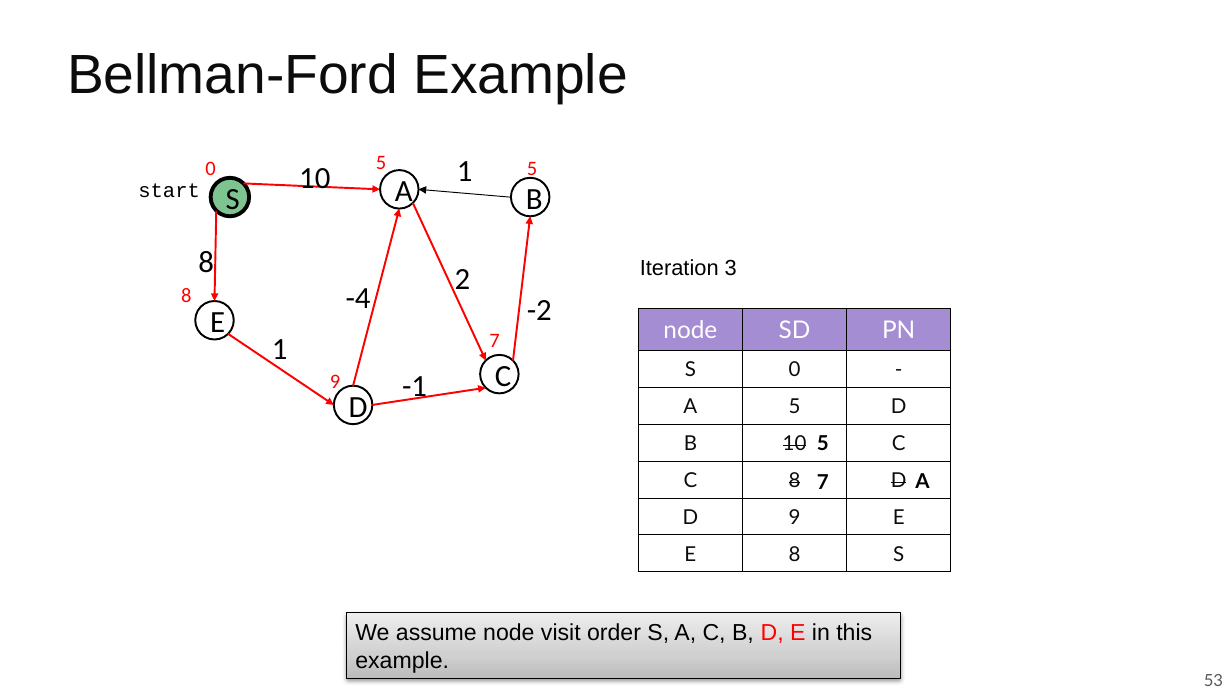
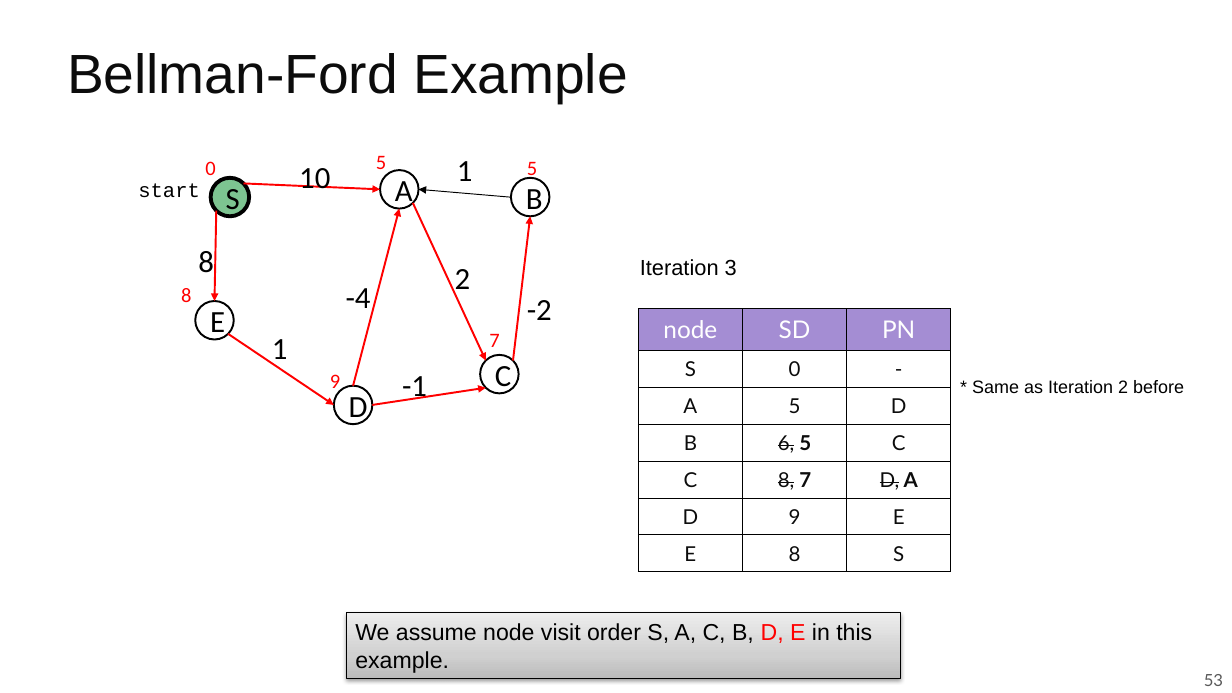
Before and after one commit to guhofstra/CSC175Sp26, a slide deck: slide 53 of PPTs/Lecture 5.1 Shortest Paths Algorithms.pptx. Drawn at 1232x693 pixels with LibreOffice and Linux fonts; fonts in the diff are those of the drawing. Boxes give left, top, right and bottom in pixels: in the first picture for what was removed or moved away, otherwise in the second. Text is boxed around its words. In the diff, an @@ line names an element or a change of style, - is before the commit and + after.

```diff
--- a/PPTs/Lecture 5.1 Shortest Paths Algorithms.pptx
+++ b/PPTs/Lecture 5.1 Shortest Paths Algorithms.pptx
@@ table at [639, 309, 952, 572] @@
-row 4, column 2: 10
+row 4, column 2: 6, 5
-row 5, column 2: 8
+row 5, column 2: 8, 7
-row 5, column 3: D
+row 5, column 3: D, A
@@ text added at [972, 380, 1184, 393], 14 pt, text #000000 @@
+* Same as Iteration 2 before
@@ text removed at [817, 435, 829, 450] @@
-5
@@ text removed at [817, 474, 829, 489] @@
-7
@@ text removed at [915, 473, 929, 488] @@
-A
```
Also in this commit, not shown: 6 other slides changed, 7 other files.
